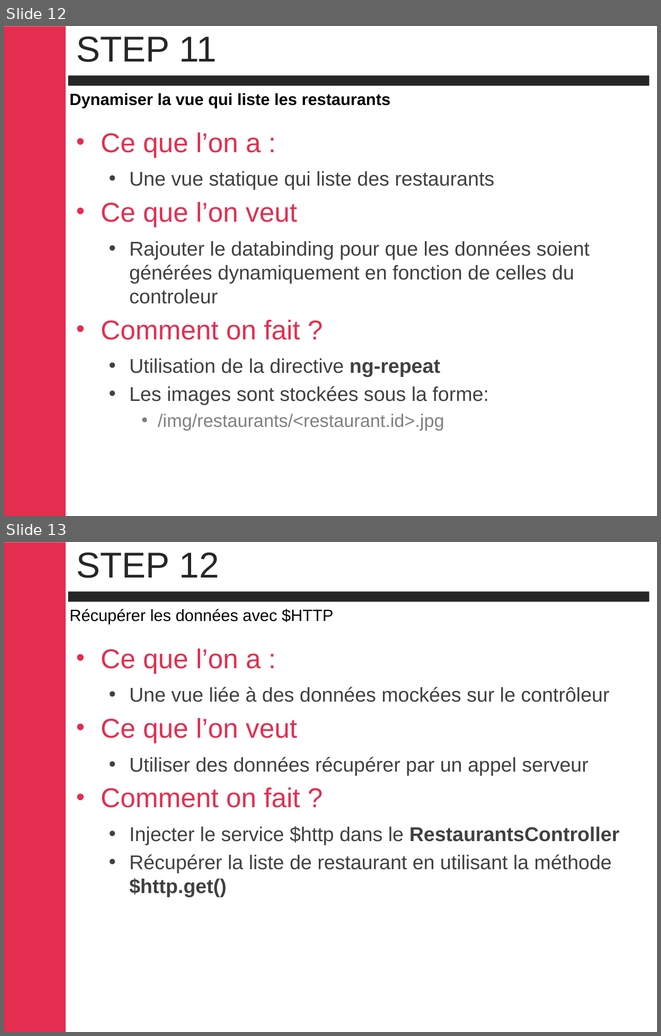
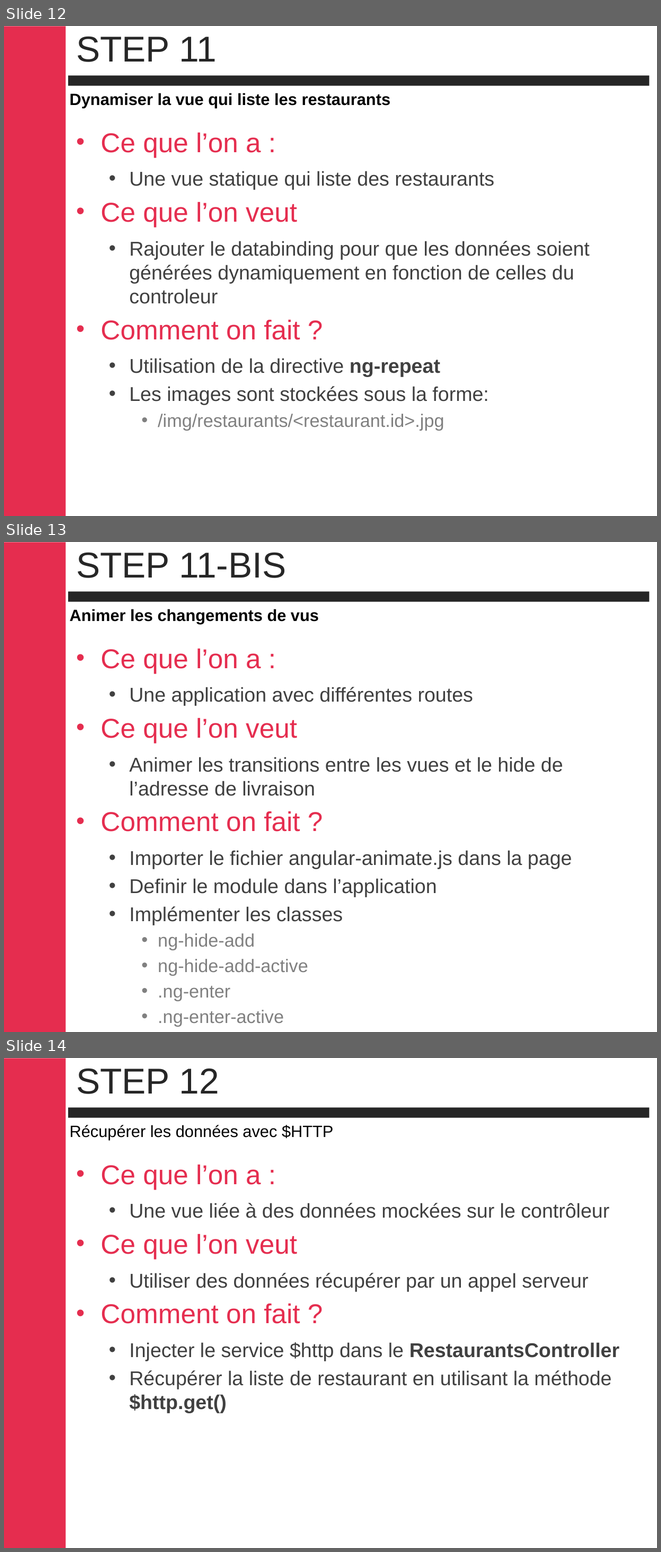
Before and after one commit to cbalit/handson-angular, a slide deck: TP-FOODME.pptx. Shown one above the other, each under a label of ours: slides 12 and 13 before the commit, slides 12, 13 and 14 after it. The pictures are 661x1036 and 661x1552 pixels, drawn with LibreOffice and Linux fonts; fonts in the diff are those of the drawing; background and template pictures are left out. Boxes give left, top, right and bottom in pixels: in the first picture for what was removed or moved away, otherwise in the second. Text is boxed around its words. In the diff, an @@ line names an element or a change of style, - is before the commit and + after.

```diff
--- a/TP-FOODME.pptx
+++ b/TP-FOODME.pptx
@@ slide 13 added at bbox=[4, 542, 657, 1032], background #FFFFFF; not listed: 2 template elements that a slide beside it also shows @@
@@ title added at bbox=[76, 552, 286, 578], 39.6 pt, text #262626 @@
+STEP 11-BIS
@@ text added at bbox=[70, 609, 319, 624], 18 pt, text #000000, bold @@
+Animer les changements de vus
@@ text added at bbox=[100, 649, 572, 1026], 22 pt, text #404040 @@
+• Ce que l’on a :
+  • Une application avec différentes routes
+• Ce que l’on veut
+  • Animer les transitions entre les vues et le hide de l’adresse de livraison
+• Comment on fait ?
+  • Importer le fichier angular-animate.js dans la page
+  • Definir le module dans l’application
+  • Implémenter les classes
+    • ng-hide-add
+    • ng-hide-add-active
+    • .ng-enter
+    • .ng-enter-active
@@ what was slide 13 is now slide 14 @@
```
Also in this commit, not shown: 1 slide changed, 1 other file.
